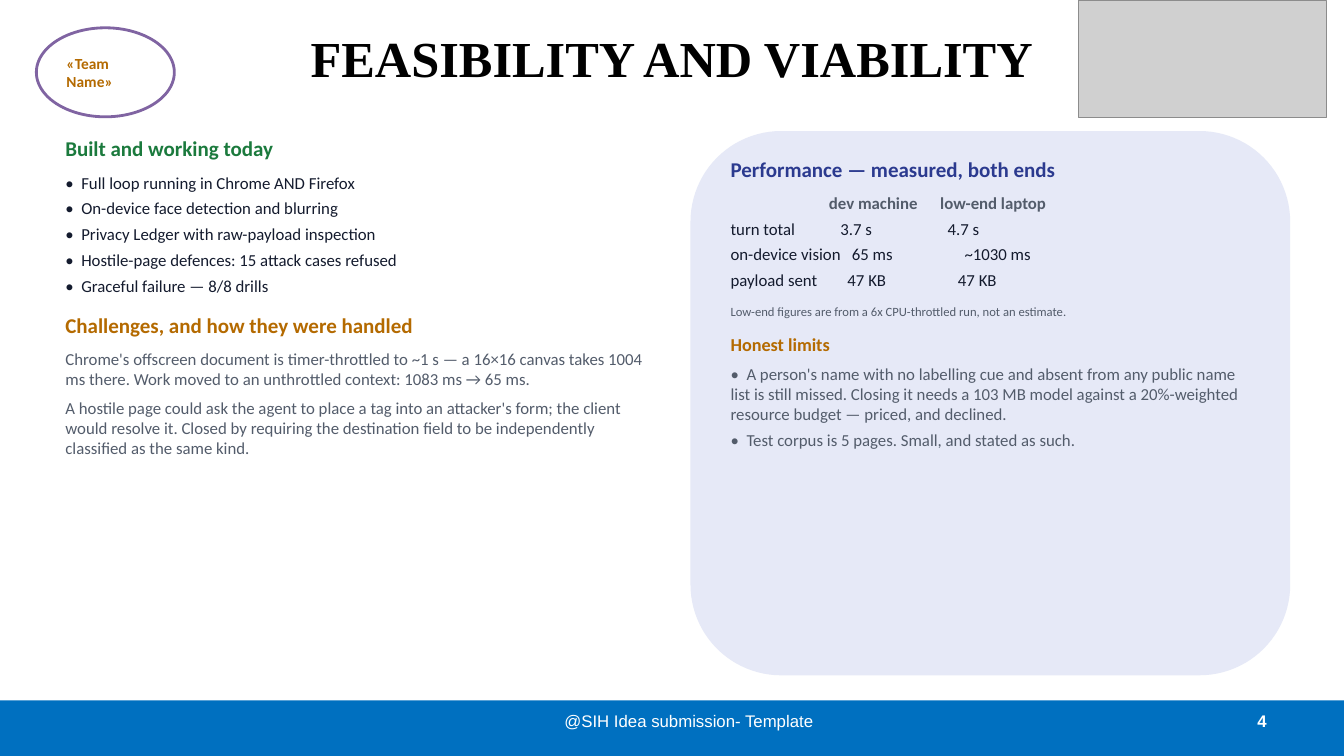
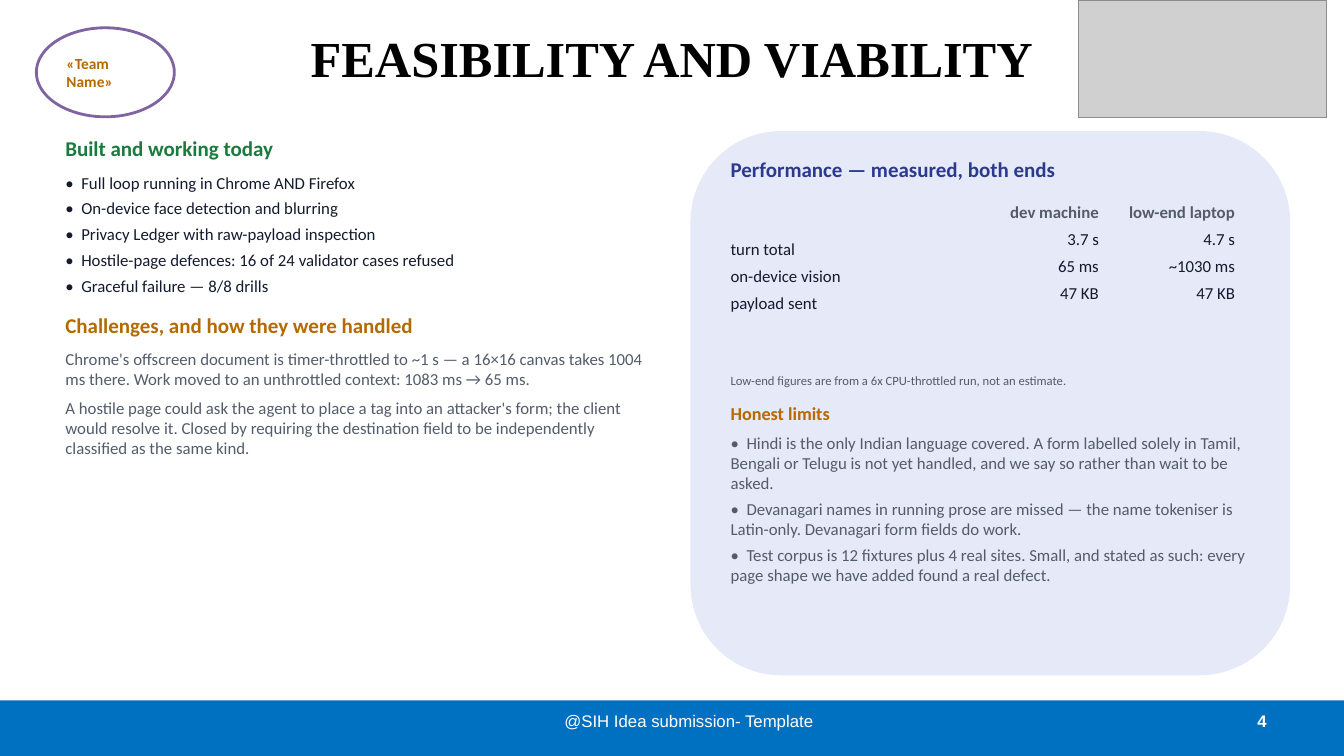
Before and after one commit to vansh-attention/sih_Vtransformer, a slide deck: slide 4 of deck/SIH26171_Idea_Submission.pptx. Drawn at 1344x756 pixels with LibreOffice and Linux fonts; fonts in the diff are those of the drawing; grey boxes stand for pictures. Boxes give left, top, right and bottom in pixels: in the first picture for what was removed or moved away, otherwise in the second. Text is boxed around its words. In the diff, an @@ line names an element or a change of style, - is before the commit and + after.

```diff
--- a/deck/SIH26171_Idea_Submission.pptx
+++ b/deck/SIH26171_Idea_Submission.pptx
@@ text at <box>731,197,1238,449</box>: paragraphs removed @@
-dev machine low-end laptop
-turn total 3.7 s 4.7 s
-on-device vision 65 ms ~1030 ms
-payload sent 47 KB 47 KB
-Low-end figures are from a 6x CPU-throttled run, not an estimate.
-Honest limits
-• A person's name with no labelling cue and absent from any public name list is still missed. Closing it needs a 103 MB model against a 20%-weighted resource budget — priced, and declined.
-• Test corpus is 5 pages. Small, and stated as such.
@@ text added at <box>1010,206,1099,299</box>, 12 pt, text #141B2E @@
+dev machine
+3.7 s
+65 ms
+47 KB
@@ text added at <box>1129,206,1235,299</box>, 12 pt, text #141B2E @@
+low-end laptop
+4.7 s
+~1030 ms
+47 KB
@@ text at <box>81,254,454,269</box>: text changed @@
-• Hostile-page defences: 15 attack cases refused
+• Hostile-page defences: 16 of 24 validator cases refused
@@ text added at <box>731,243,841,312</box>, 12 pt, text #141B2E @@
+turn total
+on-device vision
+payload sent
@@ text added at <box>731,376,1244,584</box>, 12 pt, text #535C6B @@
+Low-end figures are from a 6x CPU-throttled run, not an estimate.
+Honest limits
+• Hindi is the only Indian language covered. A form labelled solely in Tamil, Bengali or Telugu is not yet handled, and we say so rather than wait to be asked.
+• Devanagari names in running prose are missed — the name tokeniser is Latin-only. Devanagari form fields do work.
+• Test corpus is 12 fixtures plus 4 real sites. Small, and stated as such: every page shape we have added found a real defect.
```
Also in this commit, not shown: 1 other slide changed, 8 other files.
